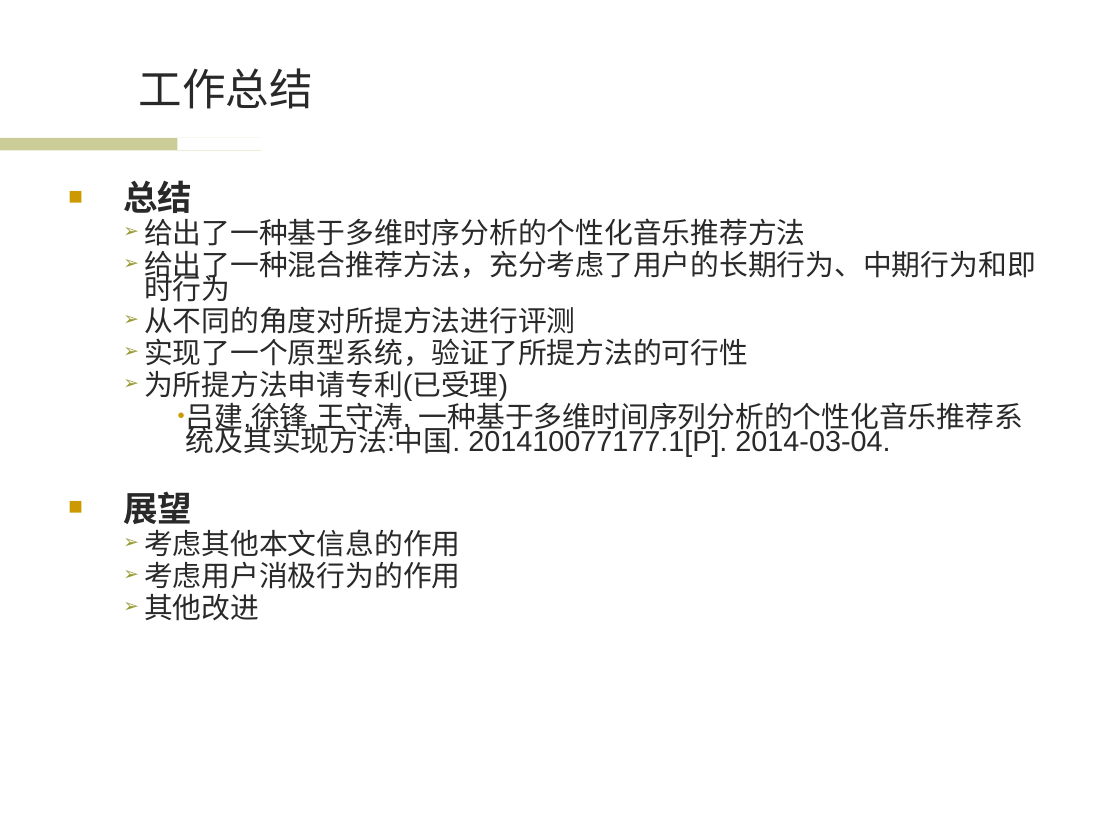
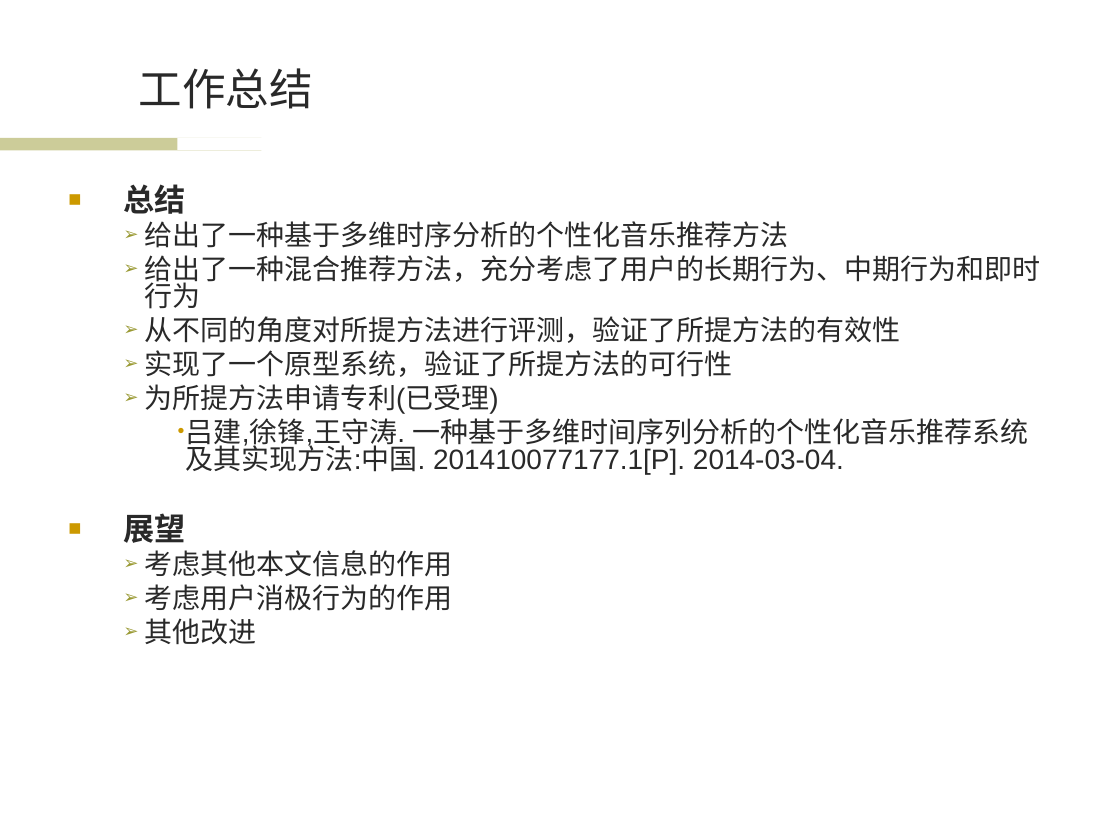
Before and after one commit to wwssttt/NJUThesis, a slide deck: slide 22 of ppt/一种基于时间序列分析的个性化音乐推荐系统及其实现.ppt (slide 21 before the commit). Drawn at 1120x840 pixels with LibreOffice and Linux fonts; fonts in the diff are those of the drawing; background and template pictures are left out. Boxes give left, top, right and bottom in pixels: in the first picture for what was removed or moved away, otherwise in the second. Text is boxed around its words. In the diff, an @@ line names an element or a change of style, - is before the commit and + after.

```diff
--- a/ppt/一种基于时间序列分析的个性化音乐推荐系统及其实现.ppt
+++ b/ppt/一种基于时间序列分析的个性化音乐推荐系统及其实现.ppt
@@ text at [123, 184, 1040, 644]: size 22.2 to 20 pt in "总结", "展望"; size 18.5 to 18 pt in "给出了一种基于多维时序分析的个性化音乐推荐方法", "给出了一种混合推荐方法，充分考虑了用户的长期行为、中期行为和即时行为", "实现了一个原型系统，验证了所提方法的可行性", "为所提方法申请专利(已受理)" and 4 more places; line spacing 0.7 to 0.8; less space between paragraphs @@
@@ text at [144, 316, 900, 343]: text changed; size 18.5 to 18 pt @@
-  ➢ 从不同的角度对所提方法进行评测
+  ➢ 从不同的角度对所提方法进行评测，验证了所提方法的有效性
```
Also in this commit, not shown: 11 other slides changed, 1 slide added.
